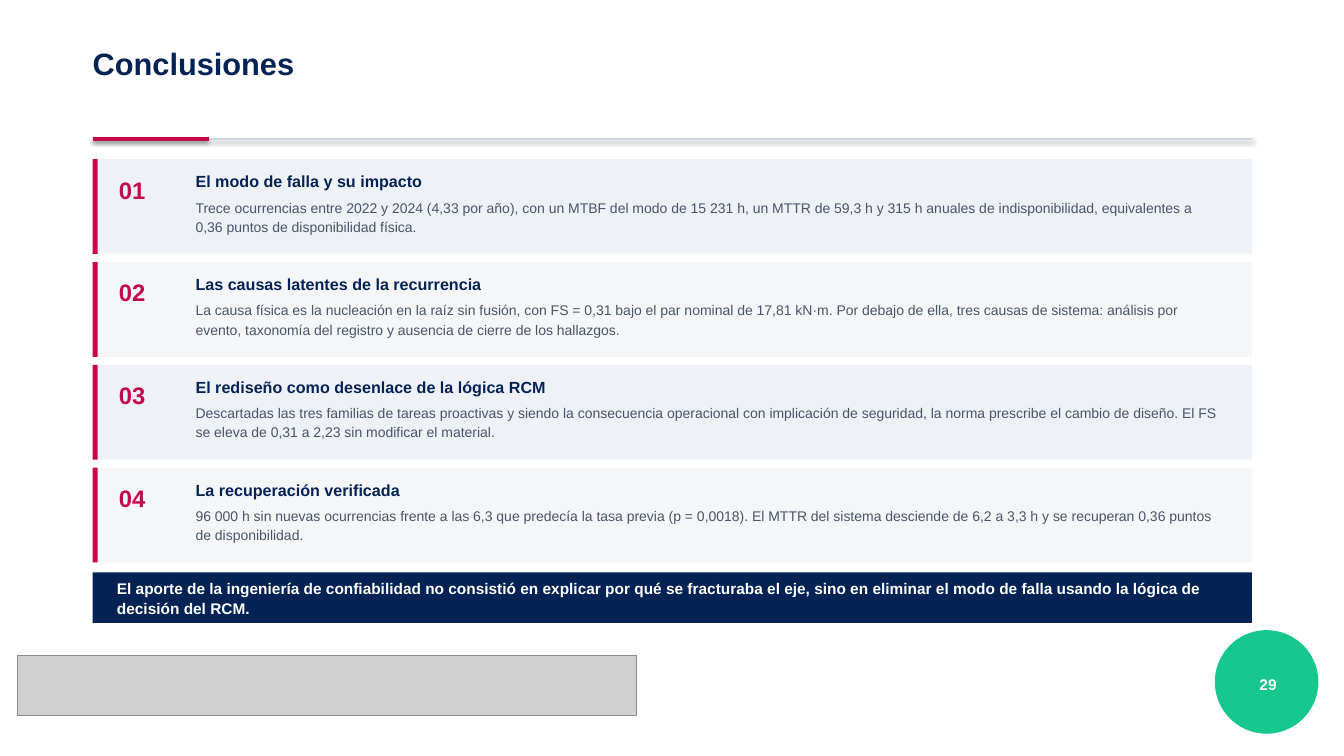
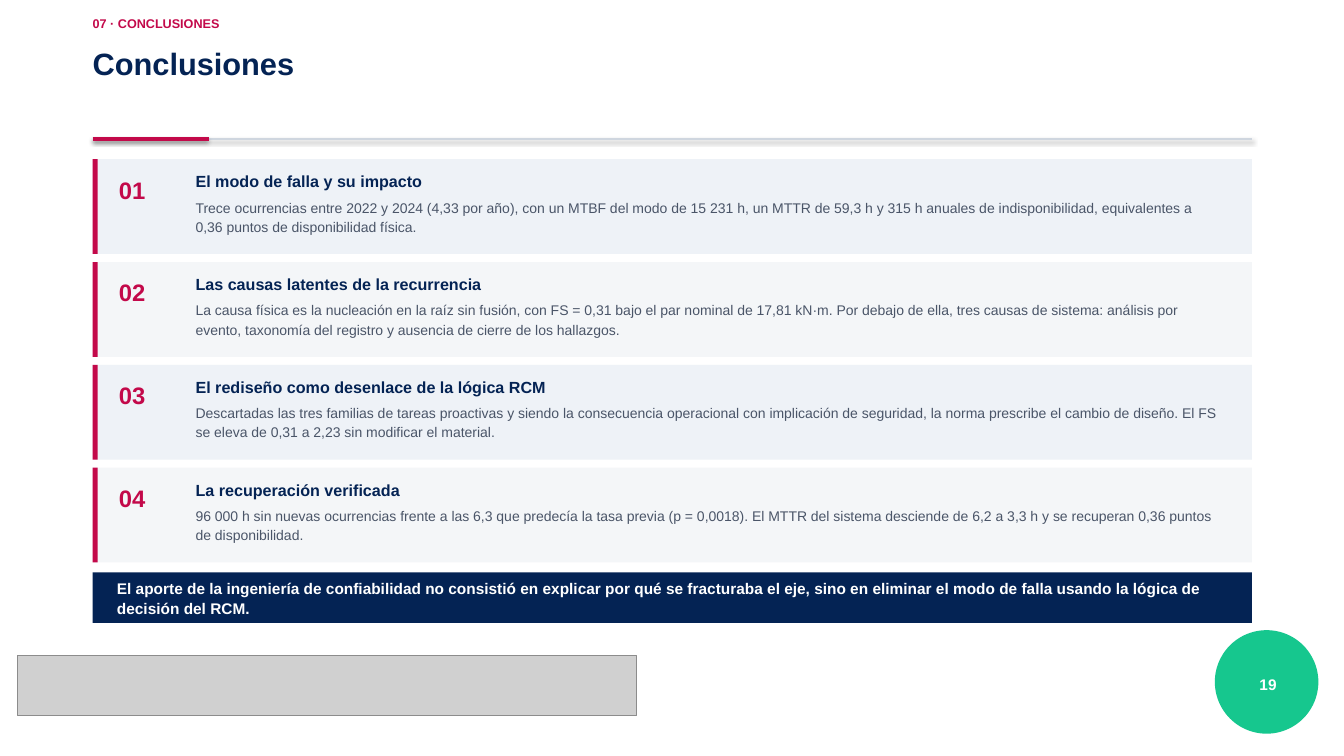
Before and after one commit to scedillo-wq/TSP, a slide deck: slide 19 of Sustentacion_TSP_Cedillo_PUCP.pptx (slide 29 before the commit). Drawn at 1344x756 pixels with LibreOffice and Linux fonts; fonts in the diff are those of the drawing; grey boxes stand for pictures; background and template pictures are left out. Boxes give left, top, right and bottom in pixels: in the first picture for what was removed or moved away, otherwise in the second. Text is boxed around its words. In the diff, an @@ line names an element or a change of style, - is before the commit and + after.

```diff
--- a/Sustentacion_TSP_Cedillo_PUCP.pptx
+++ b/Sustentacion_TSP_Cedillo_PUCP.pptx
@@ text added at [93,19,220,28], 9 pt, text #C3094A, bold @@
+07 · CONCLUSIONES
@@ text at [1259,679,1276,690]: text changed @@
-29
+19
```
Also in this commit, not shown: 18 other slides changed, 11 slides removed.
